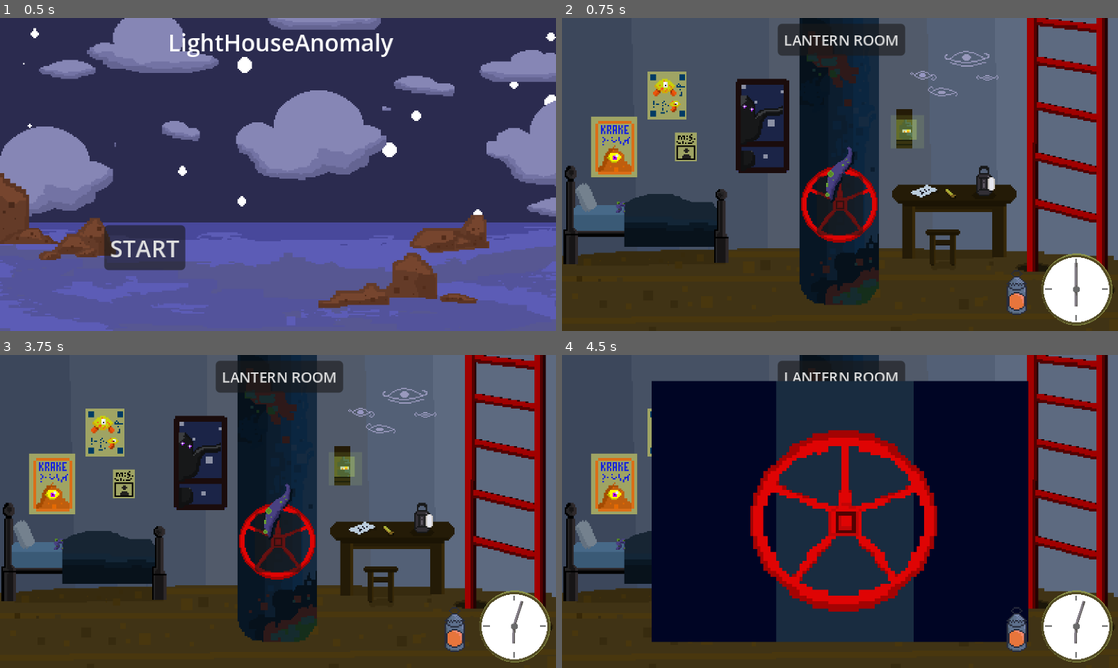
Above: before the commit, frames 1-4 (two rows, left to right).
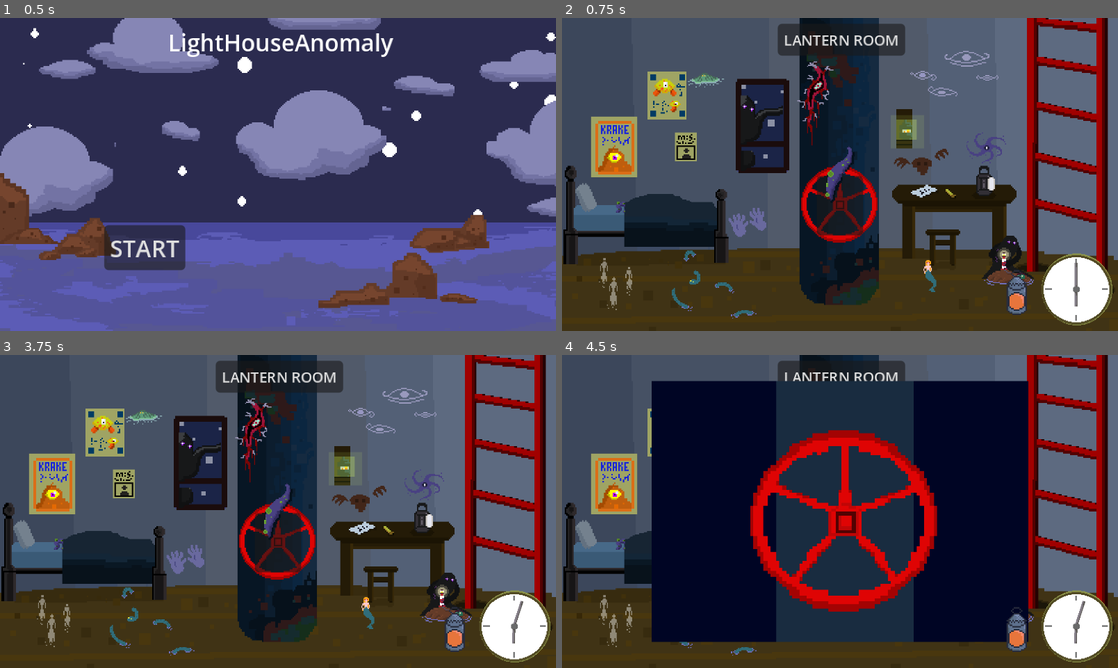
Above: after the commit, the same moments.

Repository: DerangedPalmito/Gamejam-Plus-26
Game: Godot game, scene res://scenes/UI/MainMenu.tscn
The game is run twice, just before and just after one commit, with the same random seed, the same clock (stepped at 60 frames per second) and the same inputs.
Inputs (mouse positions are in pixels of both pictures, inside the frame that each line leads up to):
- Up to frame 1 (0.5 s): no input
- Up to frame 2 (0.75 s): click "START" at 0.5 s
- Up to frame 3 (3.75 s): click "LANTERN ROOM" at 1.25 s; click "EXTERIOR NORTH" at 2 s; click "Lantern Room" at 2.75 s; click "BEDROOM" at 3.5 s
- Up to frame 4 (4.5 s): click (840, 542) at 4.25 s

Frame 1 is identical in both runs. In frame 2, 2.5% of the frame differs, in the area x 6-85%, y 13-96%; in frame 3, 2.5%; in frame 4, 0.3%.

Commit message:
#FEAT: Adicionado todas as Alucinações.

Diff:
--- a/scenes/Rooms/Devroom.tscn
+++ b/scenes/Rooms/Devroom.tscn
@@ -35,6 +35,24 @@
 [ext_resource type="Texture2D" uid="uid://dwmag7pub6vy6" path="res://assets/sprites/Hallucinations/H_Bedtime_Tentacle.png" id="29_afos2"]
 [ext_resource type="Texture2D" uid="uid://dlitlf3ojmj22" path="res://assets/sprites/Hallucinations/H_Curious_Cloud.png" id="31_7vaoq"]
 [ext_resource type="Script" uid="uid://bb3nx5f3sa1x8" path="res://scripts/Hallucinations/HCuriousCloud.gd" id="31_876ev"]
+[ext_resource type="Script" uid="uid://bsi8op4n4ajl1" path="res://scripts/Hallucinations/HEvilStar.gd" id="33_q4xdx"]
+[ext_resource type="Texture2D" uid="uid://cbw0tpokv3335" path="res://assets/sprites/Hallucinations/H_Evil_Star.png" id="34_5b8q4"]
+[ext_resource type="Texture2D" uid="uid://x1rq1s7g23sy" path="res://assets/sprites/Hallucinations/H_Grabbers.png" id="35_5b8q4"]
+[ext_resource type="Script" uid="uid://cjsu4j71lwy3t" path="res://scripts/Hallucinations/HGrabbers.gd" id="35_bvj53"]
+[ext_resource type="Script" uid="uid://csaygdybb3j3w" path="res://scripts/Hallucinations/HGreenThing.gd" id="37_csgav"]
+[ext_resource type="Texture2D" uid="uid://1i4ros2ta5hr" path="res://assets/sprites/Hallucinations/H_Green_Thing.png" id="37_qmymu"]
+[ext_resource type="Script" uid="uid://wpp028spb2x0" path="res://scripts/Hallucinations/HInterdimensionalPeeker.gd" id="39_5swli"]
+[ext_resource type="Texture2D" uid="uid://bqfmk8bmvprwm" path="res://assets/sprites/Hallucinations/H_Interdimensional_Peeker.png" id="39_27etj"]
+[ext_resource type="Texture2D" uid="uid://dwqubsdqqcyey" path="res://assets/sprites/Hallucinations/H_Mermaid.png" id="41_2yc5u"]
+[ext_resource type="Script" uid="uid://dcsaib66rn4gj" path="res://scripts/Hallucinations/HMermaid.gd" id="41_8mkmi"]
+[ext_resource type="Script" uid="uid://l0ji787e4whi" path="res://scripts/Hallucinations/HMirror.gd" id="43_20ig3"]
+[ext_resource type="Texture2D" uid="uid://bdmoacow7dvk2" path="res://assets/sprites/Hallucinations/H_Mirror.png" id="43_aq7od"]
+[ext_resource type="Texture2D" uid="uid://bbsqmh0ftgkig" path="res://assets/sprites/Hallucinations/H_Rocky.png" id="45_ivc81"]
+[ext_resource type="Script" uid="uid://12f5ubytm1ea" path="res://scripts/Hallucinations/HRocky.gd" id="45_ul3je"]
+[ext_resource type="Script" uid="uid://nkym5pq2hpgn" path="res://scripts/Hallucinations/HSerpent.gd" id="47_f6kip"]
+[ext_resource type="Texture2D" uid="uid://s5daplvwgbaj" path="res://assets/sprites/Hallucinations/H_Serpent.png" id="47_thvq0"]
+[ext_resource type="Script" uid="uid://dl0e5aodm5v2j" path="res://scripts/Hallucinations/HSpirits.gd" id="49_flhlm"]
+[ext_resource type="Texture2D" uid="uid://h4n27jo4y5ll" path="res://assets/sprites/Hallucinations/H_Spirits.png" id="49_ish1h"]
 
 [sub_resource type="Gradient" id="Gradient_ktfow"]
 offsets = PackedFloat32Array(0, 0.6370192, 1)
@@ -74,6 +92,35 @@
 
 [sub_resource type="CircleShape2D" id="CircleShape2D_sg8nh"]
 radius = 39.473553
+
+[sub_resource type="CircleShape2D" id="CircleShape2D_wsh0v"]
+radius = 17.117743
+
+[sub_resource type="CircleShape2D" id="CircleShape2D_qugj5"]
+radius = 18.380188
+
+[sub_resource type="CapsuleShape2D" id="CapsuleShape2D_caeip"]
+
+[sub_resource type="CapsuleShape2D" id="CapsuleShape2D_yij0u"]
+radius = 13.128707
+height = 70.89502
+
+[sub_resource type="CapsuleShape2D" id="CapsuleShape2D_dfx2s"]
+radius = 6.564354
+
+[sub_resource type="CircleShape2D" id="CircleShape2D_7f2a0"]
+radius = 26.257416
+
+[sub_resource type="CapsuleShape2D" id="CapsuleShape2D_wsh0v"]
+radius = 9.190095
+height = 50.72026
+
+[sub_resource type="CapsuleShape2D" id="CapsuleShape2D_f6kip"]
+radius = 30.121384
+height = 92.83329
+
+[sub_resource type="CircleShape2D" id="CircleShape2D_flhlm"]
+radius = 26.257416
 
 [node name="Devroom" type="Node2D" unique_id=1740814942]
 script = ExtResource("1_dyj72")
@@ -476,7 +523,137 @@
 
 [node name="TimerTillDeath" type="Timer" parent="Hallucinations/H_Curious_Cloud" unique_id=605751372]
 
-[node name="H_Evil_Star" type="StaticBody2D" parent="Hallucinations" unique_id=2060439311]
+[node name="H_Evil_Star" type="StaticBody2D" parent="Hallucinations" unique_id=2060439311 groups=["hallucination"]]
+position = Vector2(132.59993, -23.631672)
+script = ExtResource("33_q4xdx")
+
+[node name="Sprite2D" type="Sprite2D" parent="Hallucinations/H_Evil_Star" unique_id=1763962141]
+texture = ExtResource("34_5b8q4")
+
+[node name="TimerTillDeath" type="Timer" parent="Hallucinations/H_Evil_Star" unique_id=764715374]
+
+[node name="RespawnTimer" type="Timer" parent="Hallucinations/H_Evil_Star" unique_id=690746497]
+
+[node name="CollisionShape2D" type="CollisionShape2D" parent="Hallucinations/H_Evil_Star" unique_id=1108363326]
+shape = SubResource("CircleShape2D_wsh0v")
+
+[node name="H_Grabbers" type="StaticBody2D" parent="Hallucinations" unique_id=418352623 groups=["hallucination"]]
+position = Vector2(-84.02372, 43.32473)
+script = ExtResource("35_bvj53")
+
+[node name="CollisionShape2D" type="CollisionShape2D" parent="Hallucinations/H_Grabbers" unique_id=1358237645]
+shape = SubResource("CircleShape2D_qugj5")
+
+[node name="Sprite2D" type="Sprite2D" parent="Hallucinations/H_Grabbers" unique_id=1892328545]
+texture = ExtResource("35_5b8q4")
+
+[node name="TimerTillDeath" type="Timer" parent="Hallucinations/H_Grabbers" unique_id=893652273]
+
+[node name="RespawnTimer" type="Timer" parent="Hallucinations/H_Grabbers" unique_id=558938122]
+
+[node name="H_Green_Thing" type="StaticBody2D" parent="Hallucinations" unique_id=335945883 groups=["hallucination"]]
+script = ExtResource("37_csgav")
+
+[node name="CollisionShape2D" type="CollisionShape2D" parent="Hallucinations/H_Green_Thing" unique_id=997206413]
+position = Vector2(-122.09696, -86.64946)
+rotation = 1.6539347
+shape = SubResource("CapsuleShape2D_caeip")
+
+[node name="HGreenThing" type="Sprite2D" parent="Hallucinations/H_Green_Thing" unique_id=1437264077]
+position = Vector2(-122.09697, -85.33659)
+texture = ExtResource("37_qmymu")
+
+[node name="TimerTillDeath" type="Timer" parent="Hallucinations/H_Green_Thing" unique_id=2128232635]
+
+[node name="RespawnTimer" type="Timer" parent="Hallucinations/H_Green_Thing" unique_id=629372920]
+
+[node name="H_Interdimensional_Peeker" type="StaticBody2D" parent="Hallucinations" unique_id=124632328 groups=["hallucination"]]
+position = Vector2(-22.3188, -64.33066)
+script = ExtResource("39_5swli")
+
+[node name="Sprite2D" type="Sprite2D" parent="Hallucinations/H_Interdimensional_Peeker" unique_id=818252008]
+texture = ExtResource("39_27etj")
+
+[node name="TimerTillDeath" type="Timer" parent="Hallucinations/H_Interdimensional_Peeker" unique_id=309858316]
+
+[node name="RespawnTimer" type="Timer" parent="Hallucinations/H_Interdimensional_Peeker" unique_id=2097449894]
+
+[node name="CollisionShape2D" type="CollisionShape2D" parent="Hallucinations/H_Interdimensional_Peeker" unique_id=7175503]
+position = Vector2(-1.3128706, -7.8772287)
+shape = SubResource("CapsuleShape2D_yij0u")
+
+[node name="H_Mermaid" type="StaticBody2D" parent="Hallucinations" unique_id=153364293 groups=["hallucination"]]
+position = Vector2(81.39798, 91.90094)
+script = ExtResource("41_8mkmi")
+
+[node name="Sprite2D" type="Sprite2D" parent="Hallucinations/H_Mermaid" unique_id=1723629417]
+texture = ExtResource("41_2yc5u")
+
+[node name="CollisionShape2D" type="CollisionShape2D" parent="Hallucinations/H_Mermaid" unique_id=792851379]
+shape = SubResource("CapsuleShape2D_dfx2s")
+
+[node name="TimerTillDeath" type="Timer" parent="Hallucinations/H_Mermaid" unique_id=1230527554]
+
+[node name="RespawnTimer" type="Timer" parent="Hallucinations/H_Mermaid" unique_id=1300204683]
+
+[node name="H_Mirror" type="StaticBody2D" parent="Hallucinations" unique_id=305497041 groups=["hallucination"]]
+position = Vector2(152.293, 77.459366)
+script = ExtResource("43_20ig3")
+
+[node name="Sprite2D" type="Sprite2D" parent="Hallucinations/H_Mirror" unique_id=1018930542]
+texture = ExtResource("43_aq7od")
+
+[node name="TimerTillDeath" type="Timer" parent="Hallucinations/H_Mirror" unique_id=1402792341]
+
+[node name="RespawnTimer" type="Timer" parent="Hallucinations/H_Mirror" unique_id=2049825043]
+
+[node name="CollisionShape2D" type="CollisionShape2D" parent="Hallucinations/H_Mirror" unique_id=518376976]
+shape = SubResource("CircleShape2D_7f2a0")
+
+[node name="H_Rocky" type="StaticBody2D" parent="Hallucinations" unique_id=144251353 groups=["hallucination"]]
+position = Vector2(73.52075, -11.815836)
+script = ExtResource("45_ul3je")
+
+[node name="Sprite2D" type="Sprite2D" parent="Hallucinations/H_Rocky" unique_id=177889424]
+texture = ExtResource("45_ivc81")
+
+[node name="RespawnTimer" type="Timer" parent="Hallucinations/H_Rocky" unique_id=1055074741]
+
+[node name="TimerTillDeath" type="Timer" parent="Hallucinations/H_Rocky" unique_id=1847272594]
+
+[node name="CollisionShape2D" type="CollisionShape2D" parent="Hallucinations/H_Rocky" unique_id=884261099]
+rotation = 1.3941653
+shape = SubResource("CapsuleShape2D_wsh0v")
+
+[node name="H_Serpent" type="StaticBody2D" parent="Hallucinations" unique_id=2084973562 groups=["hallucination"]]
+position = Vector2(-114.21974, 99.77817)
+script = ExtResource("47_f6kip")
+
+[node name="Sprite2D" type="Sprite2D" parent="Hallucinations/H_Serpent" unique_id=180732994]
+texture = ExtResource("47_thvq0")
+
+[node name="RespawnTimer" type="Timer" parent="Hallucinations/H_Serpent" unique_id=1274518045]
+
+[node name="TimerTillDeath" type="Timer" parent="Hallucinations/H_Serpent" unique_id=351125219]
+
+[node name="CollisionShape2D" type="CollisionShape2D" parent="Hallucinations/H_Serpent" unique_id=966041884]
+position = Vector2(7.1525574e-07, 3.938613)
+rotation = -1.0730119
+shape = SubResource("CapsuleShape2D_f6kip")
+
+[node name="H_Spirits" type="StaticBody2D" parent="Hallucinations" unique_id=2080759109 groups=["hallucination"]]
+position = Vector2(-203.49495, 99.77817)
+script = ExtResource("49_flhlm")
+
+[node name="Sprite2D" type="Sprite2D" parent="Hallucinations/H_Spirits" unique_id=131591661]
+texture = ExtResource("49_ish1h")
+
+[node name="TimerTillDeath" type="Timer" parent="Hallucinations/H_Spirits" unique_id=1823471379]
+
+[node name="RespawnTimer" type="Timer" parent="Hallucinations/H_Spirits" unique_id=686598092]
+
+[node name="CollisionShape2D" type="CollisionShape2D" parent="Hallucinations/H_Spirits" unique_id=1638744500]
+shape = SubResource("CircleShape2D_flhlm")
 
 [node name="Audios" type="Node2D" parent="." unique_id=1990645478]
 position = Vector2(0, -220)
--- /dev/null
+++ b/scripts/Hallucinations/HEvilStar.gd
@@ -0,0 +1,32 @@
+extends StaticBody2D
+
+@export var time_to_die := 2.0
+@export var respawn_time := 8.0
+@onready var collision: CollisionShape2D = $CollisionShape2D
+@onready var timer_till_death: Timer = $TimerTillDeath
+@onready var respawn_timer: Timer = $RespawnTimer
+
+func _ready() -> void:
+	add_to_group("hallucination")
+	timer_till_death.one_shot = true
+	timer_till_death.wait_time = time_to_die
+	timer_till_death.timeout.connect(_on_death)
+	respawn_timer.one_shot = true
+	respawn_timer.wait_time = respawn_time
+	respawn_timer.timeout.connect(_on_respawn)
+
+func lit() -> void:
+	if visible and timer_till_death.is_stopped():
+		timer_till_death.start()
+
+func unlit() -> void:
+	timer_till_death.stop()
+
+func _on_death() -> void:
+	hide()
+	collision.set_deferred("disabled", true)
+	respawn_timer.start()
+
+func _on_respawn() -> void:
+	show()
+	collision.set_deferred("disabled", false)
--- /dev/null
+++ b/scripts/Hallucinations/HGrabbers.gd
@@ -0,0 +1,32 @@
+extends StaticBody2D
+
+@export var time_to_die := 2.0
+@export var respawn_time := 8.0
+@onready var collision: CollisionShape2D = $CollisionShape2D
+@onready var timer_till_death: Timer = $TimerTillDeath
+@onready var respawn_timer: Timer = $RespawnTimer
+
+func _ready() -> void:
+	add_to_group("hallucination")
+	timer_till_death.one_shot = true
+	timer_till_death.wait_time = time_to_die
+	timer_till_death.timeout.connect(_on_death)
+	respawn_timer.one_shot = true
+	respawn_timer.wait_time = respawn_time
+	respawn_timer.timeout.connect(_on_respawn)
+
+func lit() -> void:
+	if visible and timer_till_death.is_stopped():
+		timer_till_death.start()
+
+func unlit() -> void:
+	timer_till_death.stop()
+
+func _on_death() -> void:
+	hide()
+	collision.set_deferred("disabled", true)
+	respawn_timer.start()
+
+func _on_respawn() -> void:
+	show()
+	collision.set_deferred("disabled", false)
--- /dev/null
+++ b/scripts/Hallucinations/HGreenThing.gd
@@ -0,0 +1,32 @@
+extends StaticBody2D
+
+@export var time_to_die := 2.0
+@export var respawn_time := 8.0
+@onready var collision: CollisionShape2D = $CollisionShape2D
+@onready var timer_till_death: Timer = $TimerTillDeath
+@onready var respawn_timer: Timer = $RespawnTimer
+
+func _ready() -> void:
+	add_to_group("hallucination")
+	timer_till_death.one_shot = true
+	timer_till_death.wait_time = time_to_die
+	timer_till_death.timeout.connect(_on_death)
+	respawn_timer.one_shot = true
+	respawn_timer.wait_time = respawn_time
+	respawn_timer.timeout.connect(_on_respawn)
+
+func lit() -> void:
+	if visible and timer_till_death.is_stopped():
+		timer_till_death.start()
+
+func unlit() -> void:
+	timer_till_death.stop()
+
+func _on_death() -> void:
+	hide()
+	collision.set_deferred("disabled", true)
+	respawn_timer.start()
+
+func _on_respawn() -> void:
+	show()
+	collision.set_deferred("disabled", false)
--- /dev/null
+++ b/scripts/Hallucinations/HInterdimensionalPeeker.gd
@@ -0,0 +1,32 @@
+extends StaticBody2D
+
+@export var time_to_die := 2.0
+@export var respawn_time := 8.0
+@onready var collision: CollisionShape2D = $CollisionShape2D
+@onready var timer_till_death: Timer = $TimerTillDeath
+@onready var respawn_timer: Timer = $RespawnTimer
+
+func _ready() -> void:
+	add_to_group("hallucination")
+	timer_till_death.one_shot = true
+	timer_till_death.wait_time = time_to_die
+	timer_till_death.timeout.connect(_on_death)
+	respawn_timer.one_shot = true
+	respawn_timer.wait_time = respawn_time
+	respawn_timer.timeout.connect(_on_respawn)
+
+func lit() -> void:
+	if visible and timer_till_death.is_stopped():
+		timer_till_death.start()
+
+func unlit() -> void:
+	timer_till_death.stop()
+
+func _on_death() -> void:
+	hide()
+	collision.set_deferred("disabled", true)
+	respawn_timer.start()
+
+func _on_respawn() -> void:
+	show()
+	collision.set_deferred("disabled", false)
--- /dev/null
+++ b/scripts/Hallucinations/HMermaid.gd
@@ -0,0 +1,32 @@
+extends StaticBody2D
+
+@export var time_to_die := 2.0
+@export var respawn_time := 8.0
+@onready var collision: CollisionShape2D = $CollisionShape2D
+@onready var timer_till_death: Timer = $TimerTillDeath
+@onready var respawn_timer: Timer = $RespawnTimer
+
+func _ready() -> void:
+	add_to_group("hallucination")
+	timer_till_death.one_shot = true
+	timer_till_death.wait_time = time_to_die
+	timer_till_death.timeout.connect(_on_death)
+	respawn_timer.one_shot = true
+	respawn_timer.wait_time = respawn_time
+	respawn_timer.timeout.connect(_on_respawn)
+
+func lit() -> void:
+	if visible and timer_till_death.is_stopped():
+		timer_till_death.start()
+
+func unlit() -> void:
+	timer_till_death.stop()
+
+func _on_death() -> void:
+	hide()
+	collision.set_deferred("disabled", true)
+	respawn_timer.start()
+
+func _on_respawn() -> void:
+	show()
+	collision.set_deferred("disabled", false)
--- /dev/null
+++ b/scripts/Hallucinations/HMirror.gd
@@ -0,0 +1,32 @@
+extends StaticBody2D
+
+@export var time_to_die := 2.0
+@export var respawn_time := 8.0
+@onready var collision: CollisionShape2D = $CollisionShape2D
+@onready var timer_till_death: Timer = $TimerTillDeath
+@onready var respawn_timer: Timer = $RespawnTimer
+
+func _ready() -> void:
+	add_to_group("hallucination")
+	timer_till_death.one_shot = true
+	timer_till_death.wait_time = time_to_die
+	timer_till_death.timeout.connect(_on_death)
+	respawn_timer.one_shot = true
+	respawn_timer.wait_time = respawn_time
+	respawn_timer.timeout.connect(_on_respawn)
+
+func lit() -> void:
+	if visible and timer_till_death.is_stopped():
+		timer_till_death.start()
+
+func unlit() -> void:
+	timer_till_death.stop()
+
+func _on_death() -> void:
+	hide()
+	collision.set_deferred("disabled", true)
+	respawn_timer.start()
+
+func _on_respawn() -> void:
+	show()
+	collision.set_deferred("disabled", false)
--- /dev/null
+++ b/scripts/Hallucinations/HRocky.gd
@@ -0,0 +1,32 @@
+extends StaticBody2D
+
+@export var time_to_die := 2.0
+@export var respawn_time := 8.0
+@onready var collision: CollisionShape2D = $CollisionShape2D
+@onready var timer_till_death: Timer = $TimerTillDeath
+@onready var respawn_timer: Timer = $RespawnTimer
+
+func _ready() -> void:
+	add_to_group("hallucination")
+	timer_till_death.one_shot = true
+	timer_till_death.wait_time = time_to_die
+	timer_till_death.timeout.connect(_on_death)
+	respawn_timer.one_shot = true
+	respawn_timer.wait_time = respawn_time
+	respawn_timer.timeout.connect(_on_respawn)
+
+func lit() -> void:
+	if visible and timer_till_death.is_stopped():
+		timer_till_death.start()
+
+func unlit() -> void:
+	timer_till_death.stop()
+
+func _on_death() -> void:
+	hide()
+	collision.set_deferred("disabled", true)
+	respawn_timer.start()
+
+func _on_respawn() -> void:
+	show()
+	collision.set_deferred("disabled", false)
--- /dev/null
+++ b/scripts/Hallucinations/HSerpent.gd
@@ -0,0 +1,32 @@
+extends StaticBody2D
+
+@export var time_to_die := 2.0
+@export var respawn_time := 8.0
+@onready var collision: CollisionShape2D = $CollisionShape2D
+@onready var timer_till_death: Timer = $TimerTillDeath
+@onready var respawn_timer: Timer = $RespawnTimer
+
+func _ready() -> void:
+	add_to_group("hallucination")
+	timer_till_death.one_shot = true
+	timer_till_death.wait_time = time_to_die
+	timer_till_death.timeout.connect(_on_death)
+	respawn_timer.one_shot = true
+	respawn_timer.wait_time = respawn_time
+	respawn_timer.timeout.connect(_on_respawn)
+
+func lit() -> void:
+	if visible and timer_till_death.is_stopped():
+		timer_till_death.start()
+
+func unlit() -> void:
+	timer_till_death.stop()
+
+func _on_death() -> void:
+	hide()
+	collision.set_deferred("disabled", true)
+	respawn_timer.start()
+
+func _on_respawn() -> void:
+	show()
+	collision.set_deferred("disabled", false)
--- /dev/null
+++ b/scripts/Hallucinations/HSpirits.gd
@@ -0,0 +1,32 @@
+extends StaticBody2D
+
+@export var time_to_die := 2.0
+@export var respawn_time := 8.0
+@onready var collision: CollisionShape2D = $CollisionShape2D
+@onready var timer_till_death: Timer = $TimerTillDeath
+@onready var respawn_timer: Timer = $RespawnTimer
+
+func _ready() -> void:
+	add_to_group("hallucination")
+	timer_till_death.one_shot = true
+	timer_till_death.wait_time = time_to_die
+	timer_till_death.timeout.connect(_on_death)
+	respawn_timer.one_shot = true
+	respawn_timer.wait_time = respawn_time
+	respawn_timer.timeout.connect(_on_respawn)
+
+func lit() -> void:
+	if visible and timer_till_death.is_stopped():
+		timer_till_death.start()
+
+func unlit() -> void:
+	timer_till_death.stop()
+
+func _on_death() -> void:
+	hide()
+	collision.set_deferred("disabled", true)
+	respawn_timer.start()
+
+func _on_respawn() -> void:
+	show()
+	collision.set_deferred("disabled", false)
Not shown, added: scripts/Hallucinations/HEvilStar.gd.uid
Not shown, added: scripts/Hallucinations/HGrabbers.gd.uid
Not shown, added: scripts/Hallucinations/HGreenThing.gd.uid
Not shown, added: scripts/Hallucinations/HInterdimensionalPeeker.gd.uid
Not shown, added: scripts/Hallucinations/HMermaid.gd.uid
Not shown, added: scripts/Hallucinations/HMirror.gd.uid
Not shown, added: scripts/Hallucinations/HRocky.gd.uid
Not shown, added: scripts/Hallucinations/HSerpent.gd.uid
Not shown, added: scripts/Hallucinations/HSpirits.gd.uid
